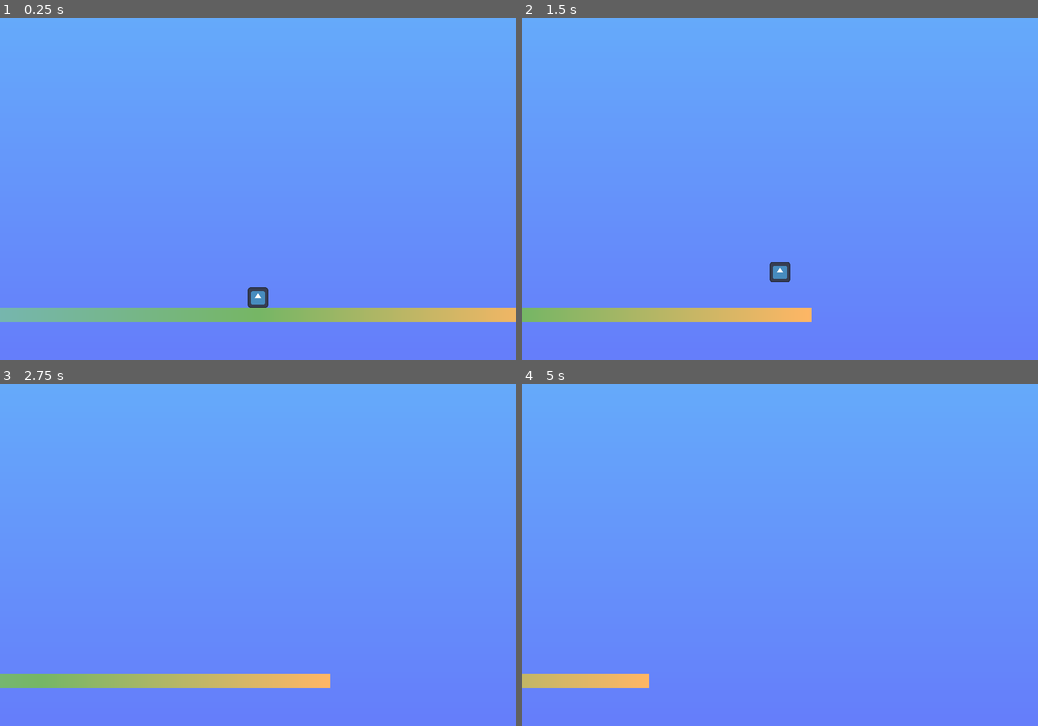
Above: before the commit, frames 1-4 (two rows, left to right).
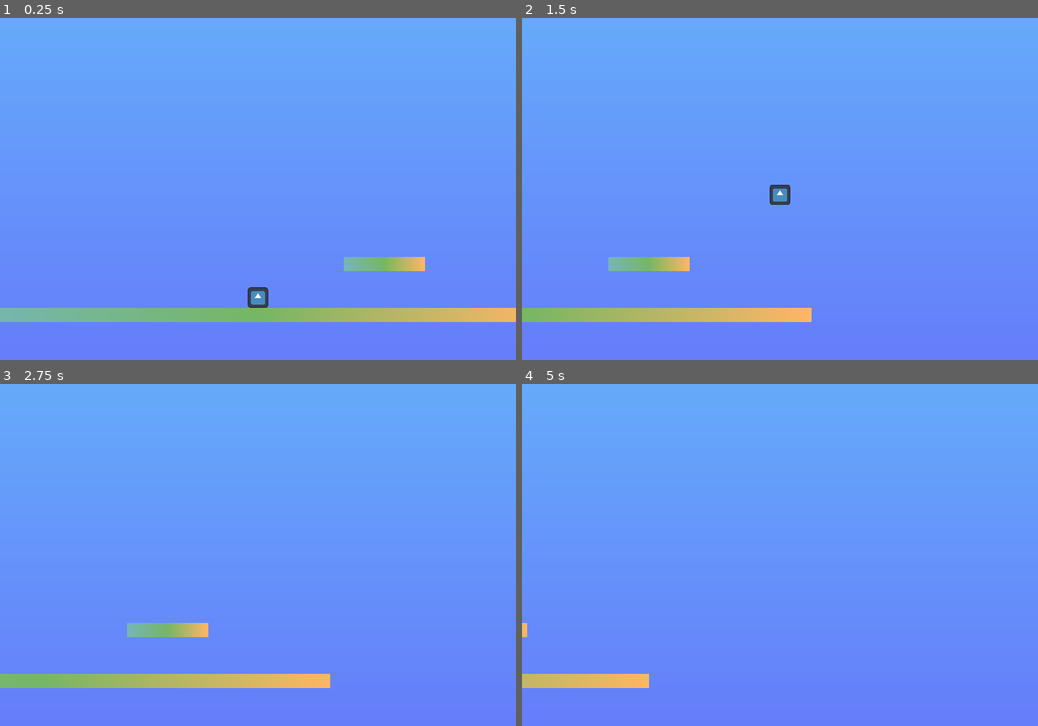
Above: after the commit, the same moments.

Repository: leafcabral/leafs-arcade
Game: Godot game, scene res://main/game_root.tscn
Same seed, same stepped clock (60 frames per second), same inputs: the game is played once before the commit and once after it. The engine's default icon, where the game draws it, is replaced by a stand-in: a white triangle on a blue panel in a dark square.
Inputs:
- Up to frame 1 (0.25 s): no input
- Up to frame 2 (1.5 s): tap Enter at 0.5 s; hold W (jump) 0.53-1.28 s; hold D (move_right) from 0.53 s (still down); tap W (jump) at 1.35 s
- Up to frame 3 (2.75 s): tap W (jump) at 1.52, 1.82 s; release D (move_right) at 2.03 s; hold A (move_left) from 2.03 s (still down); hold W (jump) from 2.03 s (still down)
- Up to frame 4 (5 s): release A (move_left) at 2.78 s; release W (jump) at 2.78 s; hold D (move_right) 2.78-4.28 s; tap W (jump) at 2.85, 3.02, 3.32, 4.35, 4.52, 4.82 s; hold W (jump) 3.53-4.28 s; hold A (move_left) from 4.28 s (still down)

The runs differ from the first frame. In frame 1, 0.7% of the frame differs, in the area x 66-83%, y 69-75%; in frame 2, 1.1%, in the area x 16-52%, y 48-78%; in frame 3, 0.7%; in frame 4, less than 0.1%.

Commit message:
feat(tower_of_lmao): add coyote jump
Add new temporary plataform for easier movement testing.

Diff:
--- a/5-tower-of-lmao/entities/player/player.gd
+++ b/5-tower-of-lmao/entities/player/player.gd
@@ -12,8 +12,10 @@
 @export var jump_duration := 0.7
 @export_range(0, 1, 0.01) var small_jump_multiplier := 0.5
 @export var jump_buffer_total := 0.1
+@export var coyote_jump_time := 0.1
 
 var jump_buffer := 0.0
+var coyote_jump := 0.0
 
 
 func _physics_process(delta: float) -> void:
@@ -43,11 +45,16 @@
 
 	if Input.is_action_pressed("jump"):
 		jump_buffer = jump_buffer_total
-	if jump_buffer > 0 and is_on_floor():
+	if is_on_floor():
+		coyote_jump = coyote_jump_time
+	if (jump_buffer > 0 and is_on_floor()) or (coyote_jump > 0 and Input.is_action_just_pressed("jump")):
 			velocity.y = - 2 * jump_height * jump_duration
 			jump_buffer = 0
+			coyote_jump = 0
 	elif Input.is_action_just_released("jump") and velocity.y <= 0:
 		velocity.y *= small_jump_multiplier
 
 	if jump_buffer > 0:
 		jump_buffer = max(0, jump_buffer - delta)
+	if coyote_jump > 0:
+		coyote_jump = max(0, coyote_jump - delta)
--- a/5-tower-of-lmao/main/world/world.tscn
+++ b/5-tower-of-lmao/main/world/world.tscn
@@ -24,3 +24,14 @@
 
 [node name="CollisionShape2D" type="CollisionShape2D" parent="Floor"]
 shape = SubResource("RectangleShape2D_76wn5")
+
+[node name="Floor2" type="StaticBody2D" parent="."]
+position = Vector2(680, 387)
+scale = Vector2(0.7, 2)
+metadata/_edit_group_ = true
+
+[node name="Sprite2D" type="Sprite2D" parent="Floor2"]
+texture = SubResource("GradientTexture2D_myska")
+
+[node name="CollisionShape2D" type="CollisionShape2D" parent="Floor2"]
+shape = SubResource("RectangleShape2D_76wn5")
